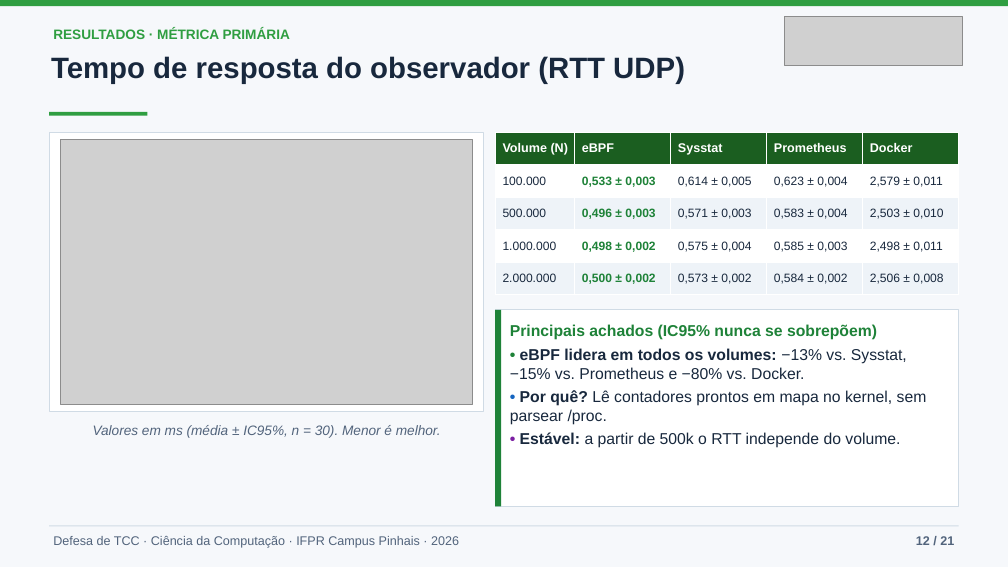
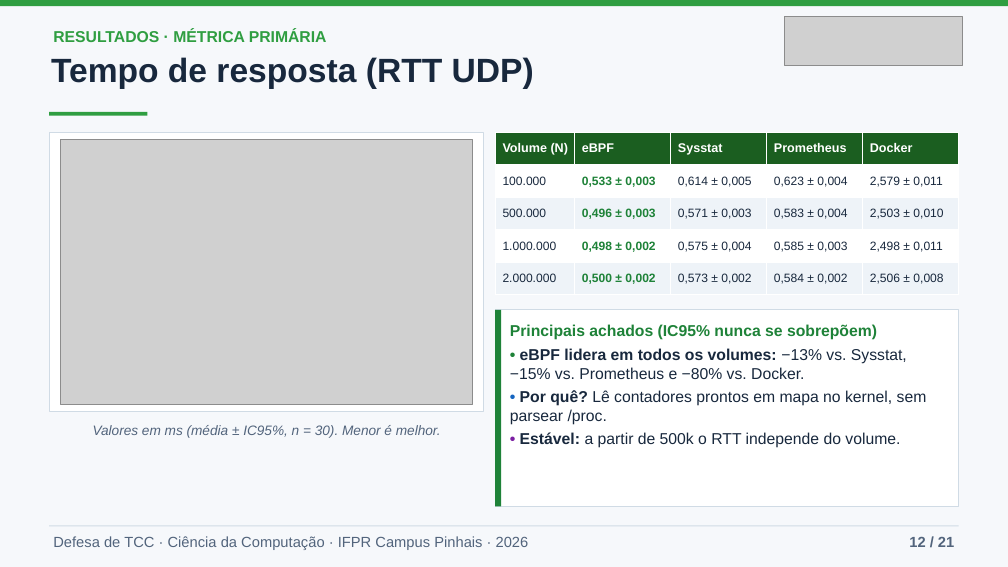
Before and after one commit to joaopedroplinta/vnf-monitoring-benchmark, a slide deck: slide 12 of docs/apresentacao/apresentacao_tcc.pptx. Drawn at 1008x567 pixels with LibreOffice and Linux fonts; fonts in the diff are those of the drawing; grey boxes stand for pictures. Boxes give left, top, right and bottom in pixels: in the first picture for what was removed or moved away, otherwise in the second. Text is boxed around its words. In the diff, an @@ line names an element or a change of style, - is before the commit and + after.

```diff
--- a/docs/apresentacao/apresentacao_tcc.pptx
+++ b/docs/apresentacao/apresentacao_tcc.pptx
@@ text "RESULTADOS · MÉTRICA PRIMÁRIA" at bbox=[53, 29, 327, 42]: size 13 to 15 pt @@
@@ text at bbox=[51, 57, 534, 89]: text changed; size 28 to 32 pt @@
-Tempo de resposta do observador (RTT UDP)
+Tempo de resposta (RTT UDP)
@@ text "Defesa de TCC · Ciência ..." at bbox=[53, 536, 529, 550]: size 12 to 14 pt @@
@@ text "12 / 21" at bbox=[909, 537, 954, 547]: size 12 to 14 pt @@
```
Also in this commit, not shown: 18 other slides changed, 1 other file.
